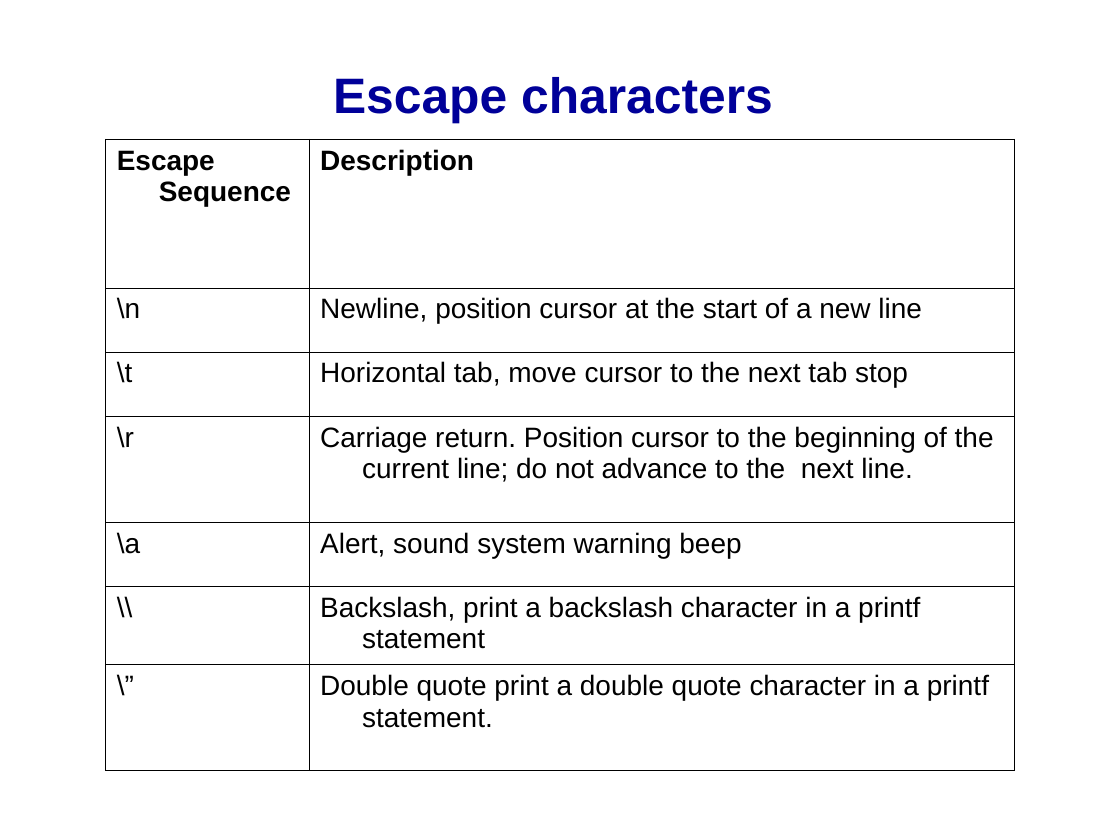
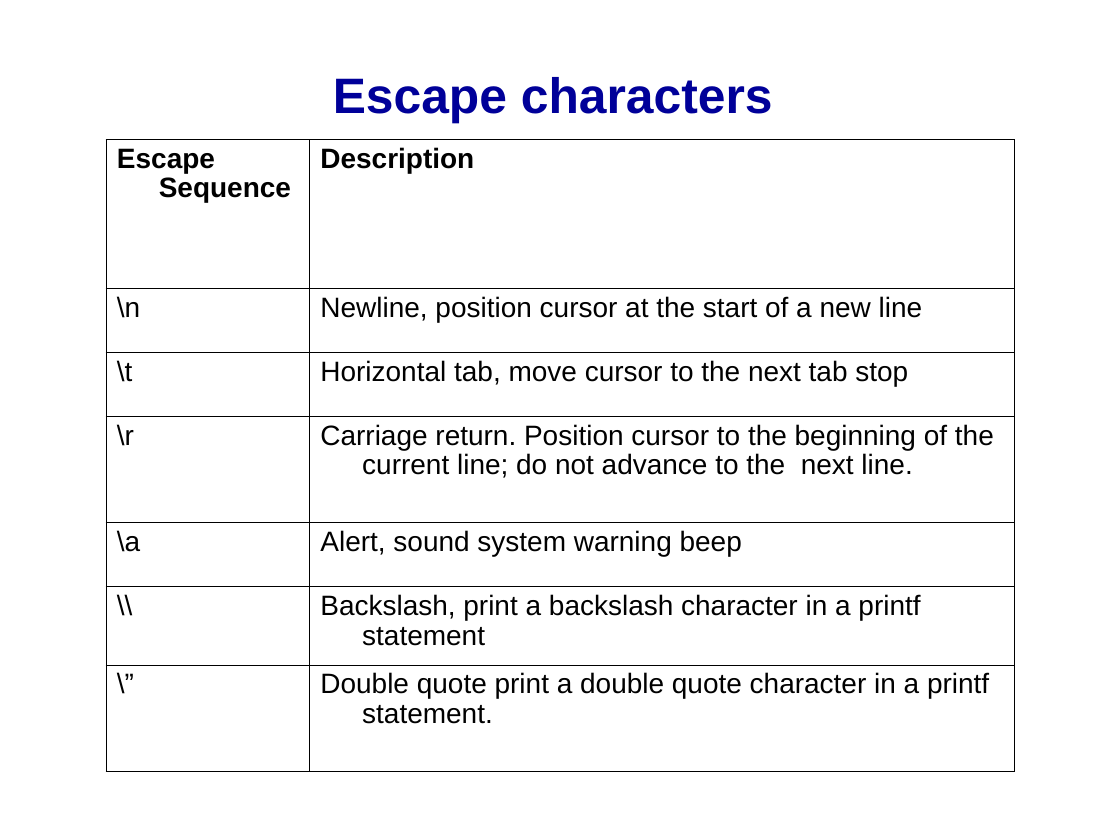
Before and after one commit to mikeg64/iome, a slide deck: slide 30 of src/examples/course/c/presentation/IntrotoC1.ppt (slide 28 before the commit). Drawn at 1120x840 pixels with LibreOffice and Linux fonts; fonts in the diff are those of the drawing; background and template pictures are left out. Boxes give left, top, right and bottom in pixels: in the first picture for what was removed or moved away, otherwise in the second. Text is boxed around its words. In the diff, an @@ line names an element or a change of style, - is before the commit and + after.

```diff
--- a/src/examples/course/c/presentation/IntrotoC1.ppt
+++ b/src/examples/course/c/presentation/IntrotoC1.ppt
@@ table at box(105, 139, 1015, 771) @@
@@ indent changed @@
@@ line spacing 1 to 0.94 @@
@@ borders changed @@
```
Also in this commit, not shown: 42 other slides changed, 2 slides added, 15 other files.
